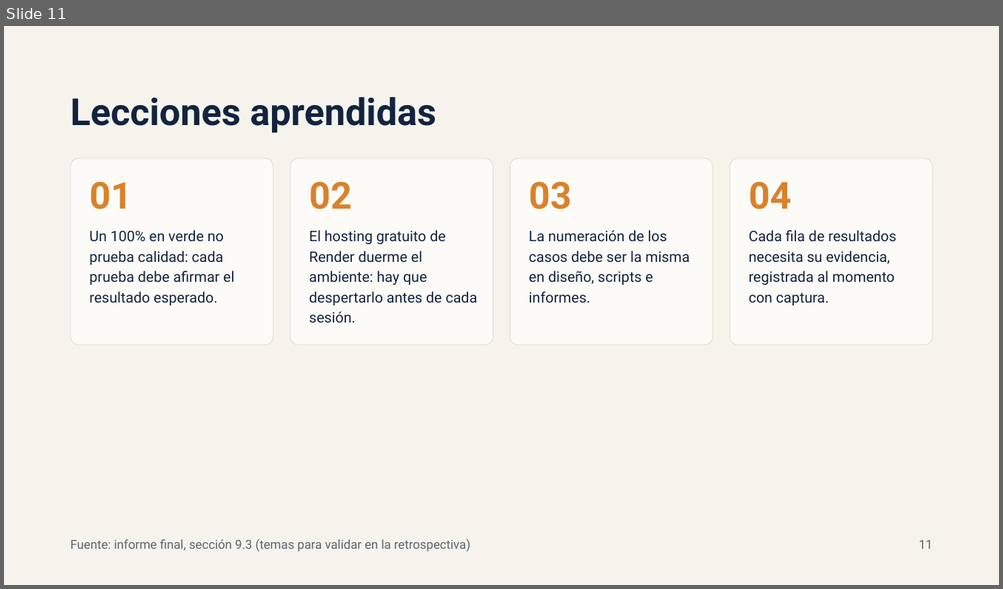
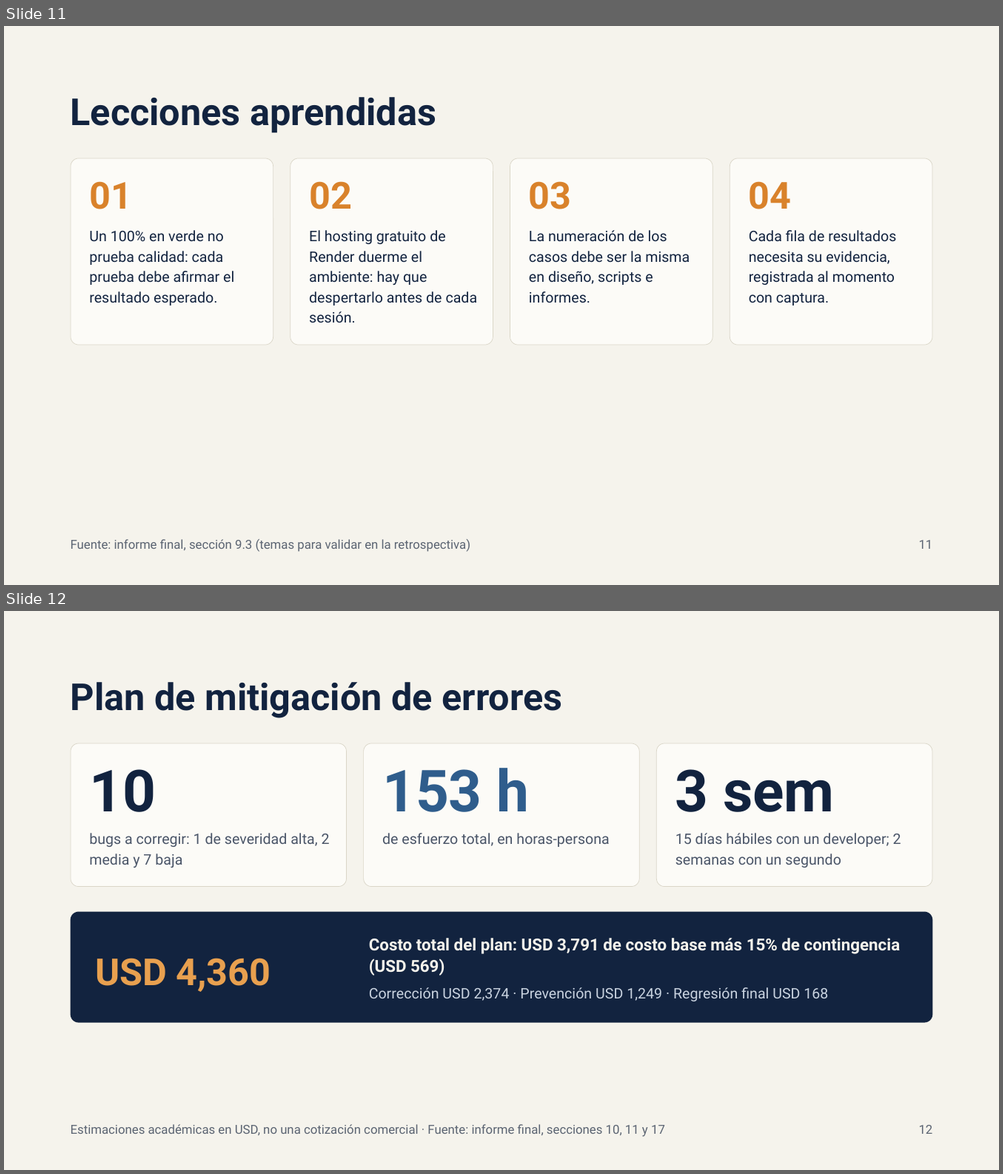
Before and after one commit to csc-neo/proyecto-final-qa, a slide deck: presentacion/QA FrontAccounting 2.4.20 — Resumen ejecutivo.pptx. Shown one above the other, each under a label of ours: slide 11 before the commit, slides 11 and 12 after it. The pictures are 1003x589 and 1003x1174 pixels, drawn with LibreOffice and Linux fonts; fonts in the diff are those of the drawing. Boxes give left, top, right and bottom in pixels: in the first picture for what was removed or moved away, otherwise in the second. Text is boxed around its words. In the diff, an @@ line names an element or a change of style, - is before the commit and + after.

```diff
--- a/presentacion/QA FrontAccounting 2.4.20 — Resumen ejecutivo.pptx
+++ b/presentacion/QA FrontAccounting 2.4.20 — Resumen ejecutivo.pptx
@@ slide 12 added at (x1=4, y1=611, x2=999, y2=1170), background #F5F3EC @@
@@ title added at (x1=71, y1=682, x2=563, y2=718), 36 pt, text #12233F, bold @@
+Plan de mitigación de errores
@@ rounded rectangle added at (x1=71, y1=743, x2=347, y2=887), fill #FCFBF7, outline #DAD6C8 0.5 pt @@
@@ rounded rectangle added at (x1=364, y1=743, x2=640, y2=887), fill #FCFBF7, outline #DAD6C8 0.5 pt @@
@@ rounded rectangle added at (x1=656, y1=743, x2=932, y2=887), fill #FCFBF7, outline #DAD6C8 0.5 pt @@
@@ text added at (x1=89, y1=769, x2=156, y2=812), 56 pt, text #12233F, bold @@
+10
@@ text added at (x1=382, y1=768, x2=529, y2=812), 56 pt, text #2F5D8C, bold @@
+153 h
@@ text added at (x1=675, y1=769, x2=834, y2=812), 56 pt, text #12233F, bold @@
+3 sem
@@ text added at (x1=89, y1=833, x2=330, y2=868), 14 pt, text #4A5568 @@
+bugs a corregir: 1 de severidad alta, 2 media y 7 baja
@@ text added at (x1=382, y1=833, x2=609, y2=847), 14 pt, text #4A5568 @@
+de esfuerzo total, en horas-persona
@@ text added at (x1=675, y1=833, x2=901, y2=868), 14 pt, text #4A5568 @@
+15 días hábiles con un developer; 2 semanas con un segundo
@@ rounded rectangle added at (x1=71, y1=911, x2=933, y2=1023), fill #12233F @@
@@ text added at (x1=369, y1=938, x2=900, y2=976), 16 pt, text #F5F3EC, bold @@
+Costo total del plan: USD 3,791 de costo base más 15% de contingencia (USD 569)
@@ text added at (x1=95, y1=958, x2=271, y2=992), 36 pt, text #E8A04F, bold @@
+USD 4,360
@@ text added at (x1=369, y1=988, x2=828, y2=1002), 14 pt, text #C9D3E0 @@
+Corrección USD 2,374 · Prevención USD 1,249 · Regresión final USD 168
@@ text added at (x1=71, y1=1125, x2=665, y2=1137), 12 pt, text #5B6472 @@
+Estimaciones académicas en USD, no una cotización comercial · Fuente: informe final, secciones 10, 11 y 17
@@ text added at (x1=919, y1=1125, x2=933, y2=1134), 12 pt, text #5B6472 @@
+12
```
Also in this commit, not shown: 1 slide changed, 8 other slides added.
